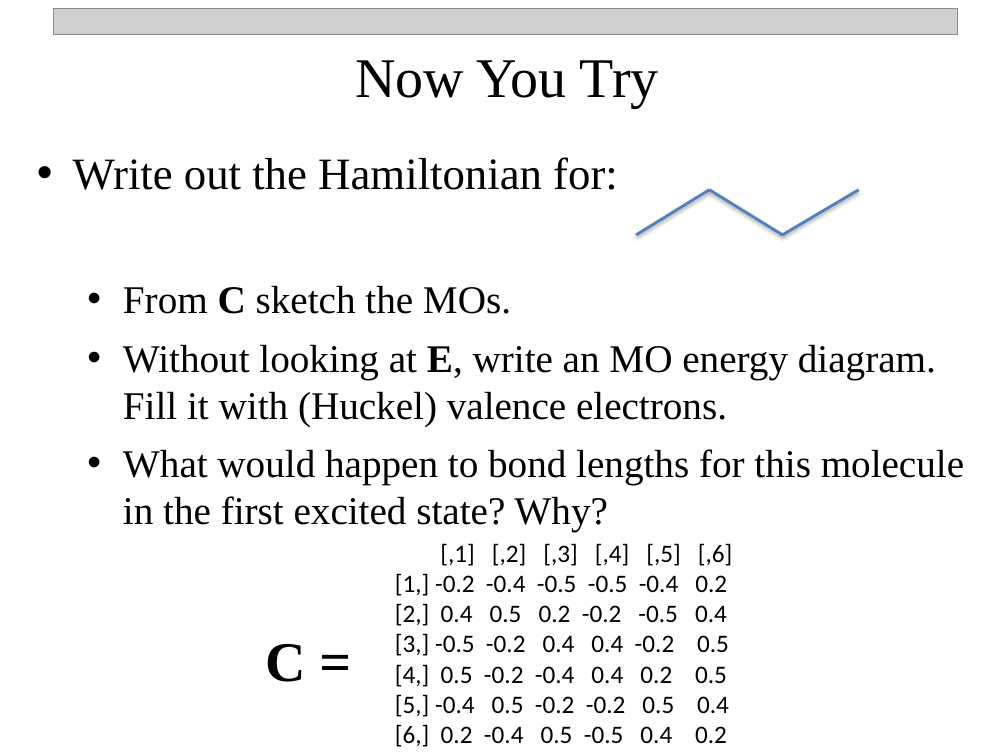
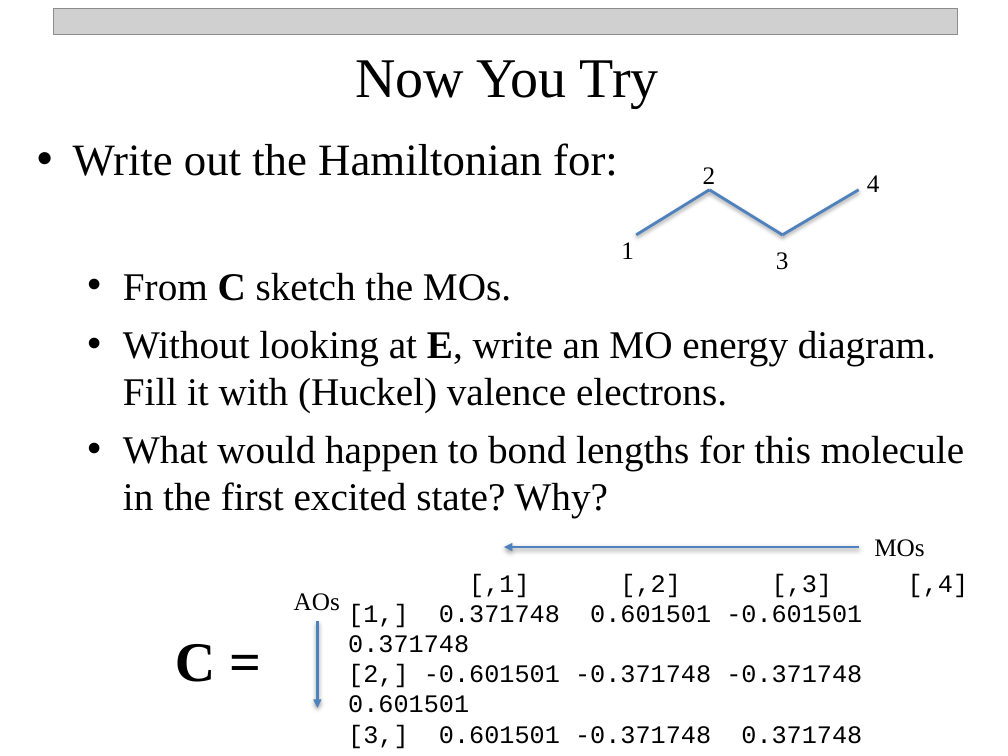
Before and after one commit to npetraco/CHE302, a slide deck: slide 32 of Notes/9_MO_Theory.pptx. Drawn at 1008x756 pixels with LibreOffice and Linux fonts; fonts in the diff are those of the drawing; grey boxes stand for pictures. Boxes give left, top, right and bottom in pixels: in the first picture for what was removed or moved away, otherwise in the second. Text is boxed around its words. In the diff, an @@ line names an element or a change of style, - is before the commit and + after.

```diff
--- a/Notes/9_MO_Theory.pptx
+++ b/Notes/9_MO_Theory.pptx
@@ text "Write out the Hamiltonian for:": place and size @@
-text "Write out the Hamiltonian for:" at box(73, 157, 964, 532)
+text "Write out the Hamiltonian for:" at box(73, 143, 964, 518)
@@ text added at box(703, 167, 716, 190), 18 pt, text #000000 @@
+2
@@ text added at box(867, 175, 880, 192), 18 pt, text #000000 @@
+4
@@ text added at box(621, 242, 634, 259), 18 pt, text #000000 @@
+1
@@ text added at box(776, 252, 789, 270), 18 pt, text #000000 @@
+3
@@ text added at box(874, 539, 924, 557), 18 pt, text #000000 @@
+MOs
@@ text removed at box(395, 543, 732, 747) @@
-[,1] [,2] [,3] [,4] [,5] [,6]
-[1,] -0.2 -0.4 -0.5 -0.5 -0.4 0.2
-[2,] 0.4 0.5 0.2 -0.2 -0.5 0.4
-[3,] -0.5 -0.2 0.4 0.4 -0.2 0.5
-[4,] 0.5 -0.2 -0.4 0.4 0.2 0.5
-[5,] -0.4 0.5 -0.2 -0.2 0.5 0.4
-[6,] 0.2 -0.4 0.5 -0.5 0.4 0.2
@@ arrow added from (859, 547) to (504, 547), #4F81BD 2 pt @@
@@ text added at box(294, 593, 340, 611), 18 pt, text #000000 @@
+AOs
@@ text added at box(348, 573, 968, 749), 18 pt, text #000000 @@
+[,1] [,2] [,3] [,4]
+[1,] 0.371748 0.601501 -0.601501 0.371748
+[2,] -0.601501 -0.371748 -0.371748 0.601501
+[3,] 0.601501 -0.371748 0.371748 0.601501
+[4,] -0.371748 0.601501 0.601501 0.371748
@@ text "C =": place and size @@
-text "C =" at box(265, 644, 305, 682)
+text "C =" at box(175, 644, 215, 682)
@@ arrow added from (318, 621) to (318, 708), #4F81BD 2 pt @@
```
Also in this commit, not shown: 1 other slide changed, 4 slides added, 3 other files.
